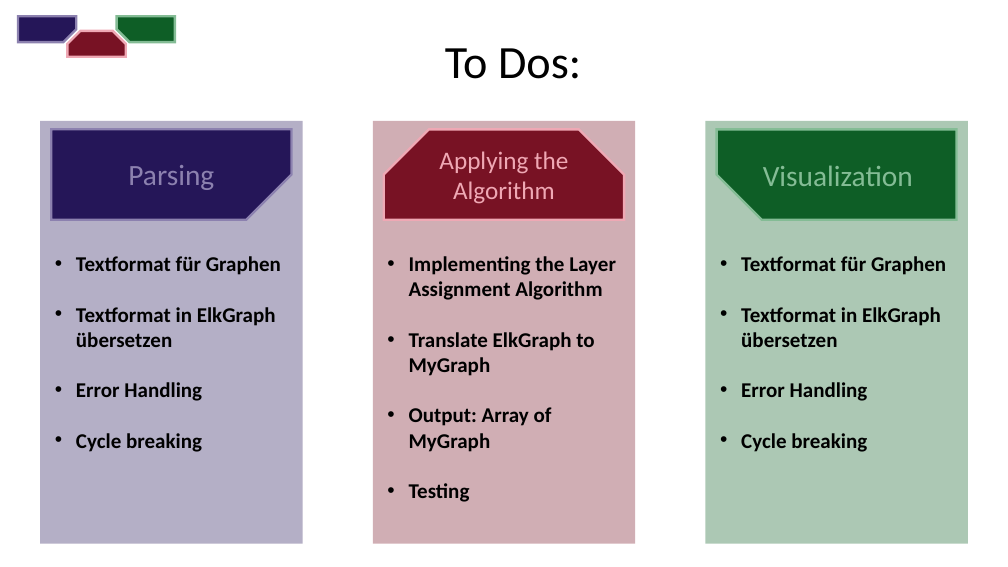
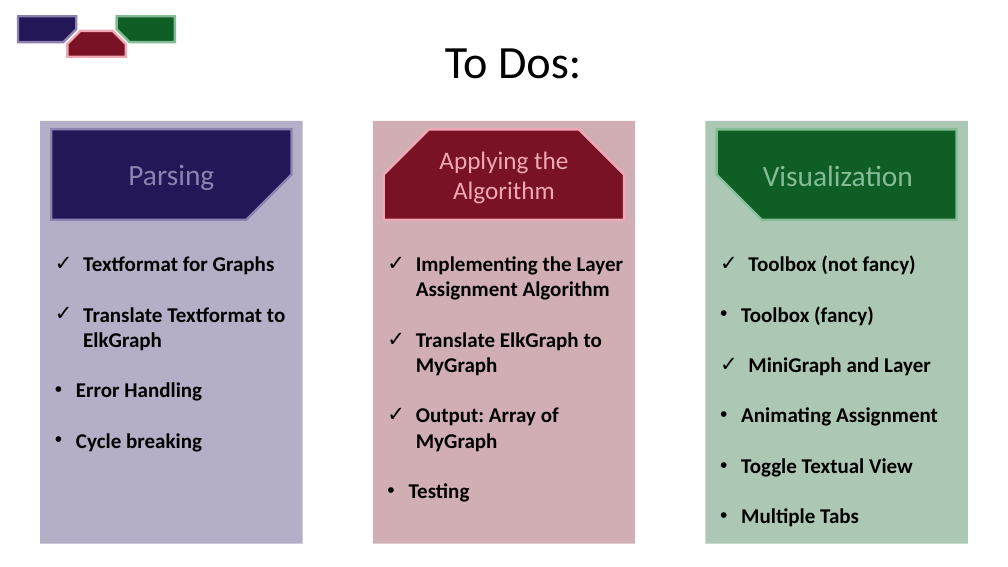
Before and after one commit to fryLA/LAProject, a slide deck: slide 18 of DokuLayerAssignment/ZwischenPräsentation.pptx (slide 14 before the commit). Drawn at 1008x567 pixels with LibreOffice and Linux fonts; fonts in the diff are those of the drawing. Boxes give left, top, right and bottom in pixels: in the first picture for what was removed or moved away, otherwise in the second. Text is boxed around its words. In the diff, an @@ line names an element or a change of style, - is before the commit and + after.

```diff
--- a/DokuLayerAssignment/ZwischenPräsentation.pptx
+++ b/DokuLayerAssignment/ZwischenPräsentation.pptx
@@ text in rectangle at [83,256,285,351]: text changed @@
-• Textformat für Graphen
-• Textformat in ElkGraph übersetzen
+✓ Textformat for Graphs
+✓ Translate Textformat to ElkGraph
@@ text in rectangle at [416,256,624,452]: bullet • to ✓ @@
@@ text in rectangle at [741,255,938,527]: text changed @@
-• Textformat für Graphen
-• Textformat in ElkGraph übersetzen
-• Error Handling
-• Cycle breaking
+✓ Toolbox (not fancy)
+• Toolbox (fancy)
+✓ MiniGraph and Layer
+• Animating Assignment
+• Toggle Textual View
+• Multiple Tabs
```
Also in this commit, not shown: 4 other slides changed, 5 slides added, 1 slide removed, 1 other file.
